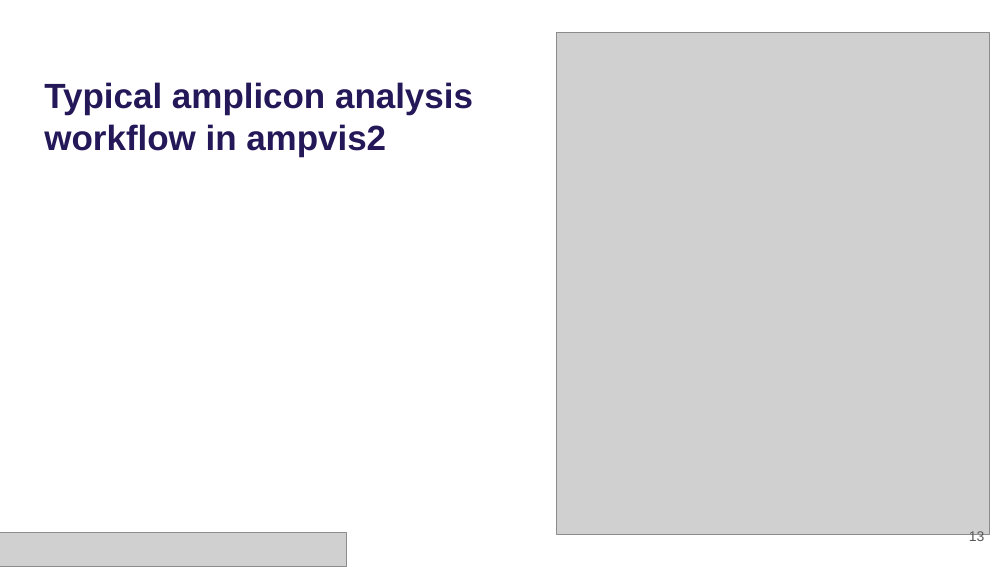
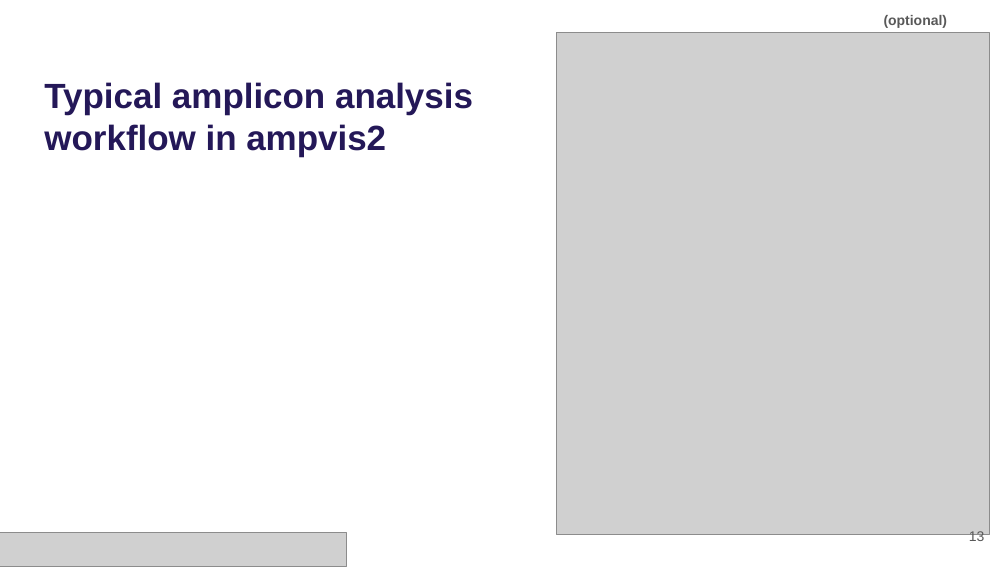
Before and after one commit to mpeces/MiDAS_course_2025, a slide deck: slide 13 of presentations/Hands-on_Setup.pptx. Drawn at 1008x567 pixels with LibreOffice and Linux fonts; fonts in the diff are those of the drawing; grey boxes stand for pictures. Boxes give left, top, right and bottom in pixels: in the first picture for what was removed or moved away, otherwise in the second. Text is boxed around its words. In the diff, an @@ line names an element or a change of style, - is before the commit and + after.

```diff
--- a/presentations/Hands-on_Setup.pptx
+++ b/presentations/Hands-on_Setup.pptx
@@ text added at (x1=884, y1=15, x2=948, y2=28), 10 pt, text #595959, bold @@
+(optional)
```
Also in this commit, not shown: 5 other slides changed.
